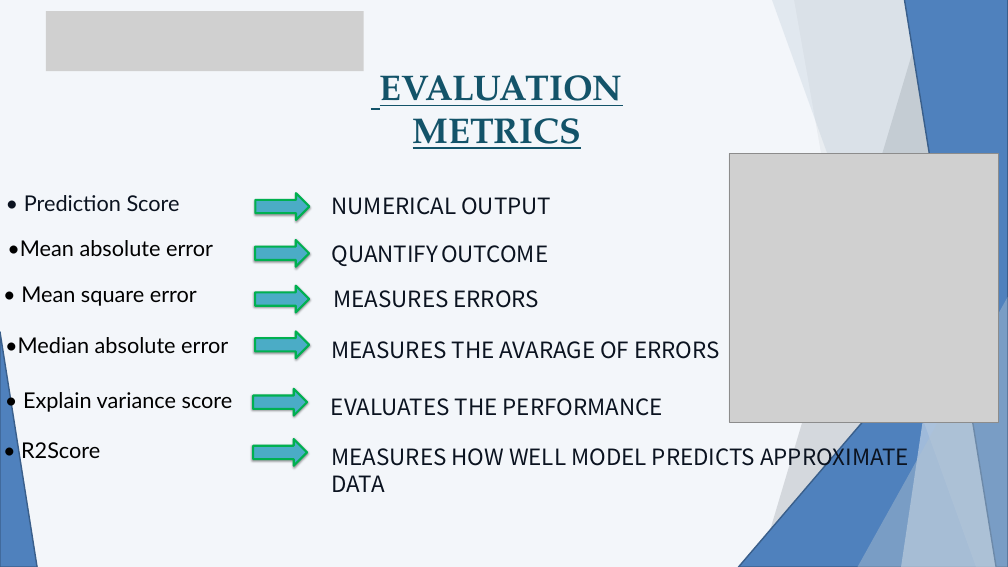
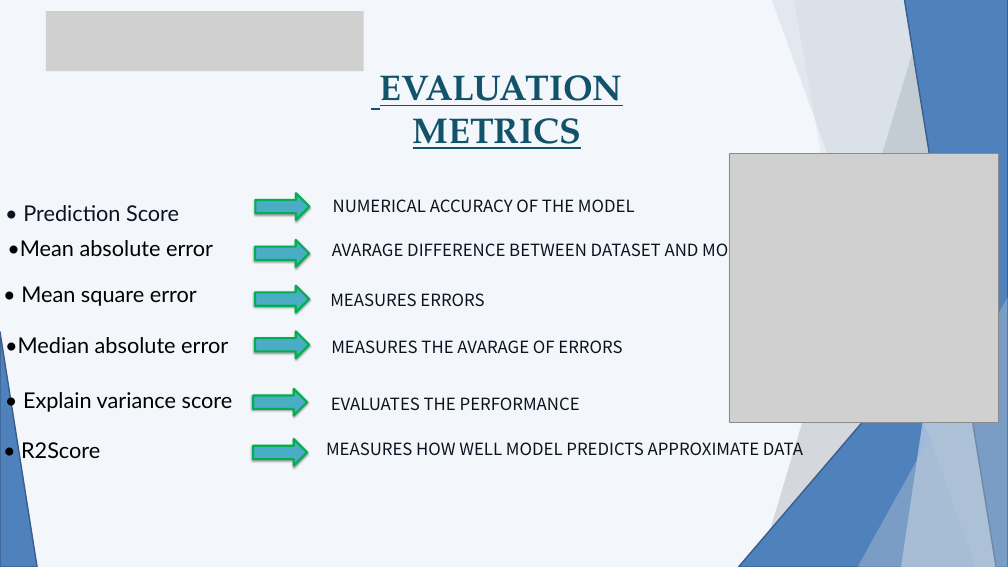
Before and after one commit to Mustard-Core/Earnalytics-AI, a slide deck: slide 11 of PresentationEarnalytics.pptx. Drawn at 1008x567 pixels with LibreOffice and Linux fonts; fonts in the diff are those of the drawing; grey boxes stand for pictures. Boxes give left, top, right and bottom in pixels: in the first picture for what was removed or moved away, otherwise in the second. Text is boxed around its words. In the diff, an @@ line names an element or a change of style, - is before the commit and + after.

```diff
--- a/PresentationEarnalytics.pptx
+++ b/PresentationEarnalytics.pptx
@@ text "• Prediction Score": place and size @@
-text "• Prediction Score" at box(24, 195, 180, 211)
+text "• Prediction Score" at box(23, 205, 179, 221)
@@ text at box(333, 199, 635, 213): text changed; size 32 to 24 pt @@
-NUMERICAL OUTPUT
+NUMERICAL ACCURACY OF THE MODEL
@@ text at box(332, 239, 759, 261): text changed; size 32 to 24 pt @@
-QUANTIFY OUTCOME
+AVARAGE DIFFERENCE BETWEEN DATASET AND MODEL
@@ size 32 to 24 pt in 4 elements at box(330, 293, 484, 306), box(331, 340, 622, 353), box(331, 397, 580, 410), box(326, 442, 803, 456) @@
```
Also in this commit, not shown: 3 other slides changed.
